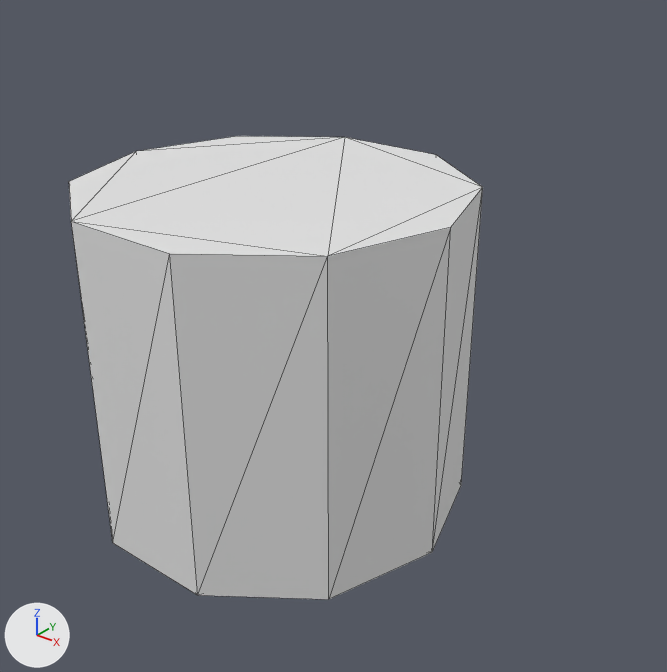
Before and after pictures for a commit that changed the glTF model docs/promo-moves/assets/coffee.glb.
The view is the same before and after, from a camera (50 mm lens) standing at (0.123, -0.1345, 0.126) and looking at (0.0161, -0.0009, 0.0432). Lighting does not change. The marker at lower left points along +X, +Y and +Z. The first picture is the older version. Mesh edges are drawn as thin lines. Where no turn or scale is listed for an object, it has been applied to the vertices. Vertices at exactly the same position are counted once.

Objects in the first picture: 'mug'.
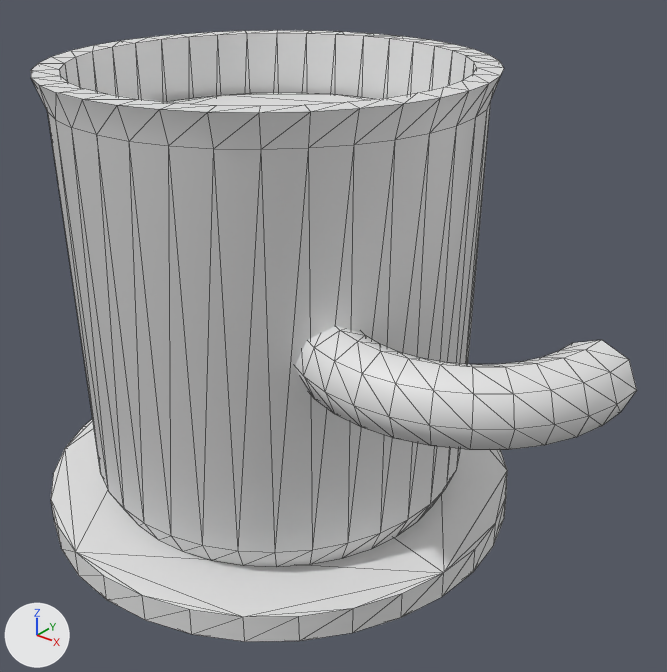
ob_coffee is not drawn itself; it is the parent of ob_coffee_001, ob_mug.

Changed parts and their boxes [x1, y1, x2, y2] in the pictures (667 x 672 px):
'mug', reshaped, rescaled, moved (14% wider, 16% taller)
    before: [69, 136, 483, 599]
    after: [31, 30, 504, 567]
'coaster', added
    after: [51, 419, 507, 642]
'handle', added
    after: [295, 326, 637, 450]
'coffee.001', reshaped, rescaled, moved (not visible before)
    after: [167, 93, 373, 105]

The change in detail:
Material 'wood2' (mat_wood2) is new.
Its base color is (0.8, 0.8, 0.8) (white #e7e7e7).
me_coffee is used by ob_coffee_001; parent ob_coffee; location (0.0, 0.0, 0.115).
me_coffee had 20 vertices, 36 faces and spanned x -0.062..0.062, y -0.059..0.059, z -0.0025..0.0025.
me_coffee now has 72 vertices, 140 faces and spans x -0.037..0.037, y -0.037..0.037, z -0.001..0.001.
me_coffee part 1: the whole mesh is rebuilt.
me_mug is used by ob_mug; parent ob_coffee; location (0.0, 0.0, 0.06).
me_mug had 20 vertices, 36 faces and spanned x -0.07..0.07, y -0.0666..0.0666, z -0.06..0.06.
me_mug now has 218 vertices, 432 faces and spans x -0.044..0.044, y -0.044..0.044, z 0.006..0.096.
me_mug part 2: the whole mesh is rebuilt.
Mesh me_handle is new.
It has 136 vertices, 256 faces and spans x -0.033..0.033, y -0.033..0.0, z -0.007..0.007.
It uses material mat_accent (white #e7e7e7).
Mesh me_coaster is new.
It is a 32-sided cylinder along z spanning x -0.052..0.052, y -0.052..0.052, z -0.003..0.003.
It uses material mat_wood2 (white #e7e7e7).
Object 'coffee' (ob_coffee) is rescaled from (0.6, 0.6, 0.6) to (1.0, 1.0, 1.0).
Object 'coffee.001' (ob_coffee_001) moves from (0.0, 0.0, 0.115) to (0.0, 0.0, 0.082).
Object 'mug' (ob_mug) moves from (0.0, 0.0, 0.06) to (0.0, 0.0, 0.0).
Object 'handle' (ob_handle) is new; it shows me_handle.
Its location is (0.046, 0.0, 0.052).
Object 'coaster' (ob_coaster) is new; it shows me_coaster.
Its location is (0.0, 0.0, 0.003).
